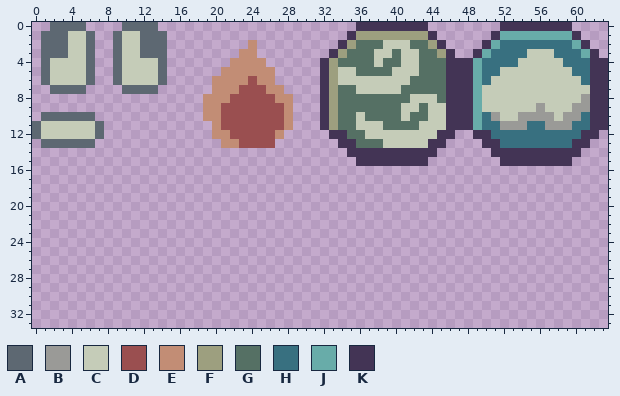
Edited in one commit: pixel-art sprite (src/ui/icons.png). This is how it looked before the edit.
The file is 64x64 pixels. Shown: x 0..63, y 0..33.
Palette (. is transparent): A #5d6872  B #9a9a97  C #c5ccb8  D #9a4f50  E #c28d75  F #9d9f7f  G #557064  H #387080  J #68aca9  K #433455
Pixels before, first column x 0:
 0 ..AAAA....AAAA......................KKKKKKKK........KKKKKKKK....
 1 .AAACCA..ACCAAA....................KFFFFFFFFK......KJJJJJJJJK...
 2 .AAACCA..ACCAAA.........E.........KFGGGCCCGGFK....KJHHHHHHHHJK..
 3 .AAACCA..ACCAAA........EE........KFGGGCCGCCGGFK..KJHHHHCCCHHHJK.
 4 .ACCCCA..ACCCCA.......EEEE......KFGGGGCGGCCGGGKKKJHHHHCCCCCHHHKK
 5 .ACCCCA..ACCCCA......EEEEEE.....KFCCGGGGCCCGGGKKKJHHCCCCCCCCHHKK
 6 .ACCCCA..ACCCCA.....EEEEDEE.....KFCCCCCCCCGGGGKKKJHCCCCCCCCCCHKK
 7 ..AAAA....AAAA......EEEDDDEE....KFGGCCCCCGGGGGKKKJCCCCCCCCCCCCKK
 8 ...................EEEDDDDDEE...KFGGGGGGGGCCCGKKKJCCCCCCCCCCCBKK
 9 ...................EEDDDDDDDE...KFGGGGGGGCCGCCKKKJCCCCCCBCCCBBKK
10 .AAAAAA............EEDDDDDDDE...KFGGCGGGGCGGCCKKKJHBCCBBBBCBBHKK
11 ACCCCCCA............EDDDDDDDE...KFGGCCCGGGGCCCKKKJHHBBBHHBBBHHKK
12 ACCCCCCA............EEDDDDDE.....KKGGCCCCCCCCKK..KKHHHHHHHHHHKK.
13 .AAAAAA..............EEDDDD.......KKGGGCCCCCKK....KKHHHHHHHHKK..
14 ...................................KKKKKKKKKK......KKKKKKKKKK...
15 ....................................KKKKKKKK........KKKKKKKK....
Now the later version:
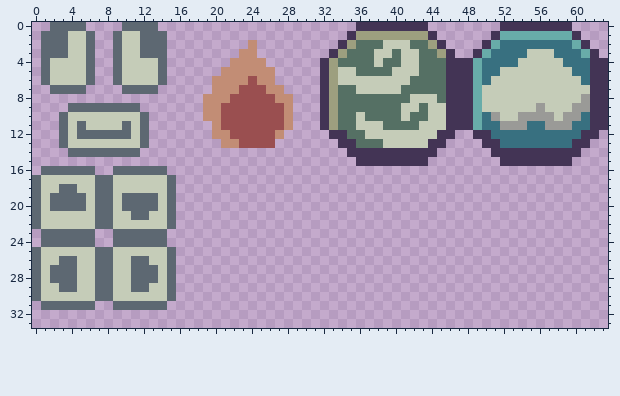
What changed:
The author put colour A in row 9 at x 4 to 11; in row 10 at x 12; in row 11 at x 10 and 12; in row 12 at x 8 to 10 and 12; in row 13 at x 12; in row 14 at x 4 to 11.
The author put colour A in row 16 at x 1 to 6 and 9 to 14; in row 17 at x 0, 7 to 8 and 15; in row 18 at x 0, 3 to 4, 7 to 8 and 15; in rows 19 to 20 at x 0, 2 to 5, 7 to 8, 10 to 13 and 15; in row 21 at x 0, 7 to 8, 11 to 12 and 15; in row 22 at x 0, 7 to 8 and 15.
The author put colour A in rows 23 to 24 at x 1 to 6 and 9 to 14; in row 25 at x 0, 7 to 8 and 15; in row 26 at x 0, 3 to 4, 7 to 8, 11 to 12 and 15; in rows 27 to 28 at x 0, 2 to 4, 7 to 8, 11 to 13 and 15; in row 29 at x 0, 3 to 4, 7 to 8, 11 to 12 and 15; in row 30 at x 0, 7 to 8 and 15.
The author put colour A in row 31 at x 1 to 6 and 9 to 14.
Colour C becomes colour A in row 11 at x 3 and 5; in row 12 at x 3 and 5 to 6.
The author put colour C in row 10 at x 7 to 11; in row 11 at x 8 to 9 and 11; in row 12 at x 11; in row 13 at x 7 to 11; in row 17 at x 1 to 6 and 9 to 14; in row 18 at x 1 to 2, 5 to 6 and 9 to 14.
The author put colour C in rows 19 to 20 at x 1, 6, 9 and 14; in row 21 at x 1 to 6, 9 to 10 and 13 to 14; in row 22 at x 1 to 6 and 9 to 14; in row 25 at x 1 to 6 and 9 to 14; in row 26 at x 1 to 2, 5 to 6, 9 to 10 and 13 to 14; in rows 27 to 28 at x 1, 5 to 6, 9 to 10 and 14.
The author put colour C in row 29 at x 1 to 2, 5 to 6, 9 to 10 and 13 to 14; in row 30 at x 1 to 6 and 9 to 14.
Colour A becomes colour C in row 10 at x 4 to 6; in row 11 at x 7; in row 13 at x 4 to 6.
Colour A is removed in row 10 at x 1 to 2; in rows 11 to 12 at x 0; in row 13 at x 1 to 2.
Colour C is removed in rows 11 to 12 at x 1 to 2.
Changed places in both pictures, as pixel boxes (x1, y1, x2, y2):
changed: (32, 103, 176, 310)
